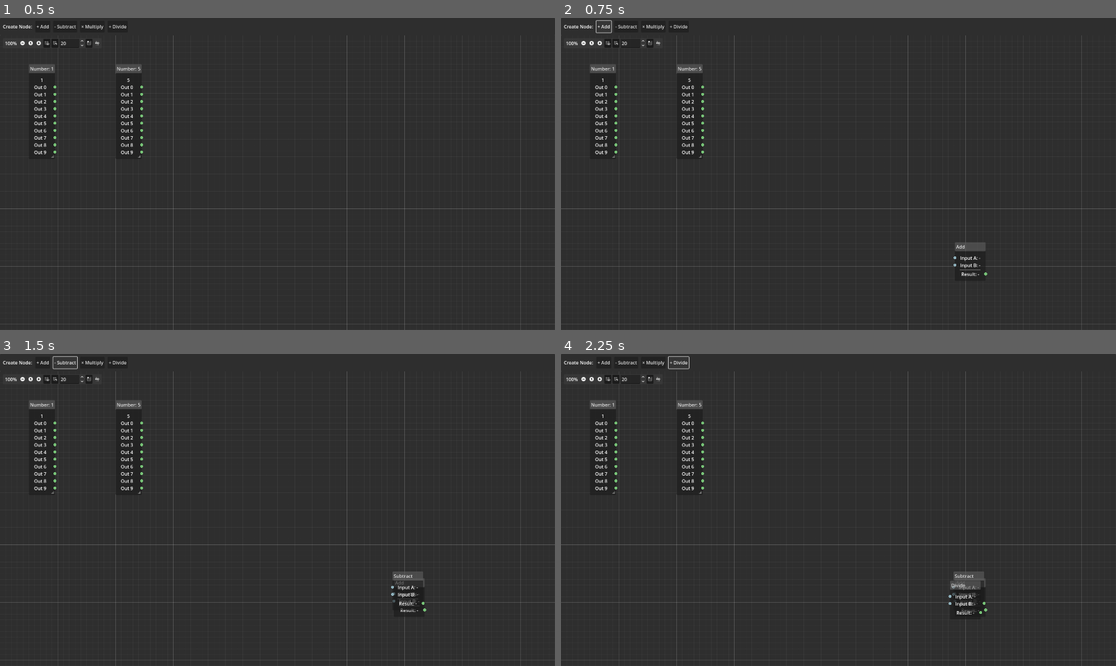
Above: before the commit, frames 1-4 (two rows, left to right).
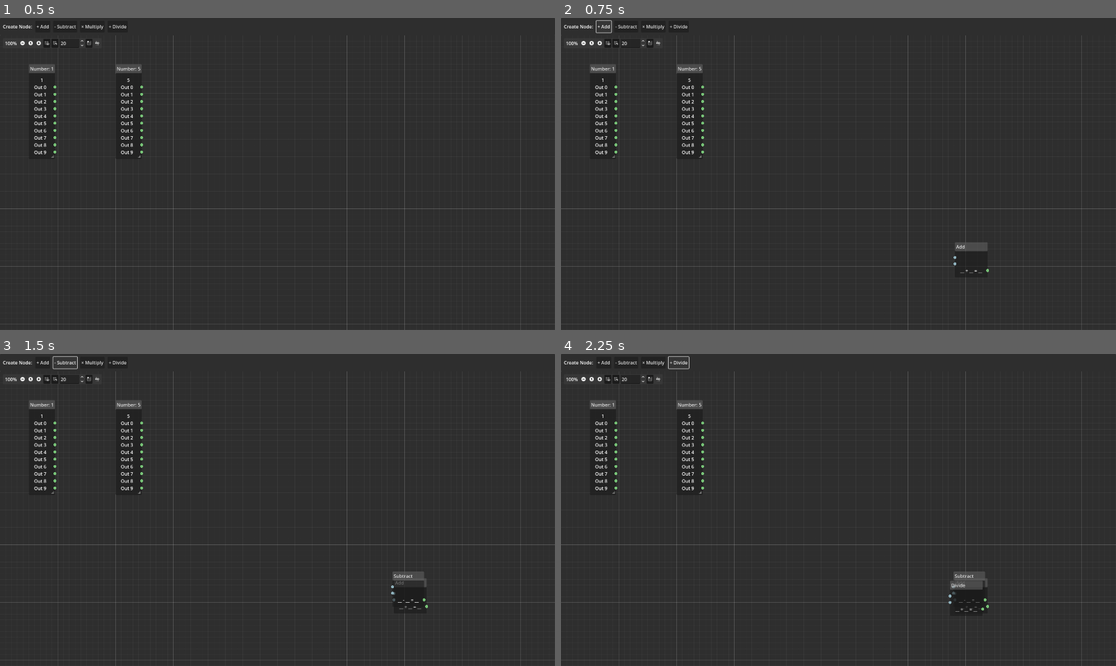
Above: after the commit, the same moments.

Repository: trite/Fractionation
Game: Godot game, scene res://main.tscn
Two runs of this game, one before a commit and one after it. Both use one fixed random seed, a clock stepped at 60 frames per second and the inputs below.
Inputs:
- Up to frame 1 (0.5 s): no input
- Up to frame 2 (0.75 s): click "+ Add" at 0.5 s
- Up to frame 3 (1.5 s): click "- Subtract" at 1.25 s
- Up to frame 4 (2.25 s): click "÷ Divide" at 2 s

Frame 1 is identical in both runs. In frame 2, 0.1% of the frame differs, in the area x 70-78%, y 71-85%; in frame 3, 0.2%; in frame 4, 0.2%, in the area x 69-78%, y 69-86%.

Commit message:
updated looks

Diff:
--- a/operation_node.gd
+++ b/operation_node.gd
@@ -12,9 +12,7 @@
 var input_b: Variant = null
 var result: Variant = null
 
-@onready var input1_label: Label = $Input1
-@onready var input2_label: Label = $Input2
-@onready var result_label: Label = $Result
+@onready var equation_label: Label = $Equation
 
 func _ready() -> void:
 	# Set up slots: 2 inputs (left side) and 1 output (right side)
@@ -34,11 +32,11 @@
 	set_slot_type_left(1, 0)
 	set_slot_color_left(1, Color.LIGHT_BLUE)
 
-	# Slot 3: Result/Output (right only)
-	set_slot_enabled_left(3, false)
-	set_slot_enabled_right(3, true)
-	set_slot_type_right(3, 0)
-	set_slot_color_right(3, Color.LIGHT_GREEN)
+	# Slot 2: Result/Output (right only)
+	set_slot_enabled_left(2, false)
+	set_slot_enabled_right(2, true)
+	set_slot_type_right(2, 0)
+	set_slot_color_right(2, Color.LIGHT_GREEN)
 
 	update_display()
 
@@ -88,8 +86,8 @@
 	return result
 
 func update_display() -> void:
-	# Don't update if labels aren't ready yet
-	if not input1_label or not input2_label or not result_label:
+	# Don't update if label isn't ready yet
+	if not equation_label:
 		return
 
 	var op_symbol := ""
@@ -111,24 +109,31 @@
 
 	title = op_name
 
+	# Format input A
+	var input_a_str := "__"
 	if input_a != null:
-		input1_label.text = "Input A: " + str(input_a)
-	else:
-		input1_label.text = "Input A: -"
+		if input_a is float:
+			input_a_str = "%.2f" % input_a
+		else:
+			input_a_str = str(input_a)
 
+	# Format input B
+	var input_b_str := "__"
 	if input_b != null:
-		input2_label.text = "Input B: " + str(input_b)
-	else:
-		input2_label.text = "Input B: -"
+		if input_b is float:
+			input_b_str = "%.2f" % input_b
+		else:
+			input_b_str = str(input_b)
 
+	# Format output - only show if both inputs are connected
+	var output_str := "__"
 	if result != null:
-		# Format the result nicely
 		if result is float:
-			result_label.text = "Result: %.2f" % result
+			output_str = "%.2f" % result
 		else:
-			result_label.text = "Result: " + str(result)
-	else:
-		if input_a != null and input_b != null and operation == Operation.DIVIDE and input_b == 0:
-			result_label.text = "Result: Error (÷0)"
-		else:
-			result_label.text = "Result: -"
+			output_str = str(result)
+	elif input_a != null and input_b != null and operation == Operation.DIVIDE and input_b == 0:
+		output_str = "ERR"
+
+	# Build the equation string
+	equation_label.text = input_a_str + " " + op_symbol + " " + input_b_str + " = " + output_str
--- a/operation_node.tscn
+++ b/operation_node.tscn
@@ -9,18 +9,16 @@
 selectable = true
 script = ExtResource("1_operation_node")
 
-[node name="Input1" type="Label" parent="."]
-layout_mode = 2
-text = "Input A: -"
-
-[node name="Input2" type="Label" parent="."]
-layout_mode = 2
-text = "Input B: -"
-
-[node name="HSeparator" type="HSeparator" parent="."]
+[node name="InputA" type="Control" parent="."]
+custom_minimum_size = Vector2(0, 20)
 layout_mode = 2
 
-[node name="Result" type="Label" parent="."]
+[node name="InputB" type="Control" parent="."]
+custom_minimum_size = Vector2(0, 20)
 layout_mode = 2
-text = "Result: -"
+
+[node name="Equation" type="Label" parent="."]
+layout_mode = 2
+text = "__ + __ = __"
 horizontal_alignment = 1
+vertical_alignment = 1
